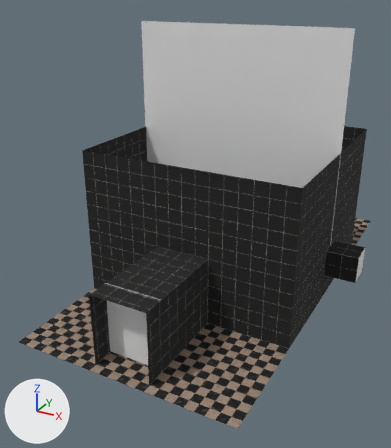
One commit to the glTF model src/models/room.glb: the scene before it, then after it.
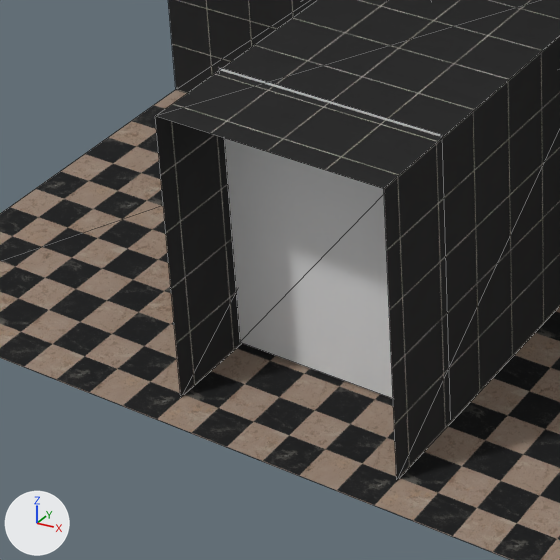
Each version is shown whole from a 50 mm lens placed at (8.6, -18.7, 11.1), pointed at (-0.9, -1.6, 2.5), then close up on the part from 13% to 49% of the width and 59% to 91% of the height. Arrows for +X, +Y and +Z are at lower left; the lights stay in place. The close-ups show mesh edges as thin lines. Where no turn or scale is listed for an object, it has been applied to the vertices. Vertices at the same position are counted once.

Names of what the first close-up shows: 'NormalPortalB', 'Room'.
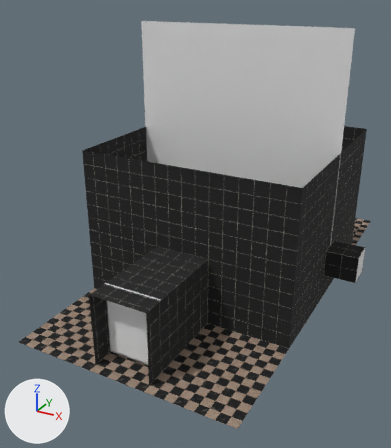
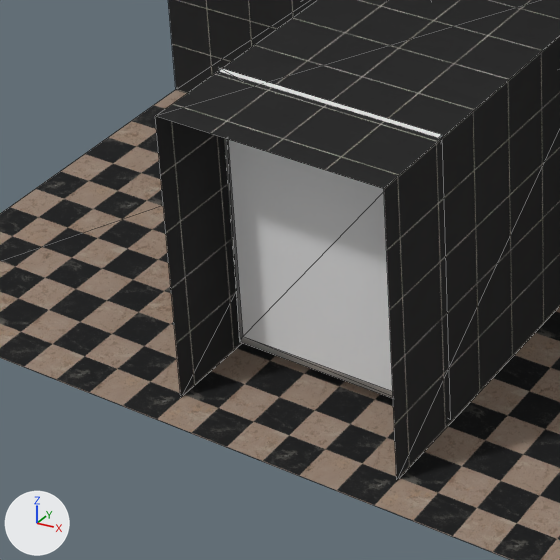
The change, as a list of edits to the scene's bpy script:
```text
Change me_plane_002:
    used by ob_normalportalb; location = (0.0, -7.15, 1.3)
    remove me_plane_002.from_pydata(...)  # 4 vertices, 2 faces; spans x -1.02..1.02, y 0.0, z -1.3..1.3
    add me_plane_002.from_pydata(...)  # 8 vertices, 10 faces; spans x -1.02..1.02, y -0.2..0.0, z -1.3..1.3
    me_plane_002 part 1
    2 faces are deleted
    4 vertices are added at (0.82, -0.2, 1.04), (0.82, -0.2, -1.04), (-0.82, -0.2, 1.04), (-0.82, -0.2, -1.04)
    10 new faces join them
```

What differs and where, as boxes (x1, y1, x2, y2) in the close-ups (560 x 560 px):
part 1 of me_plane_002, built on
    both: (219, 68, 442, 398)
